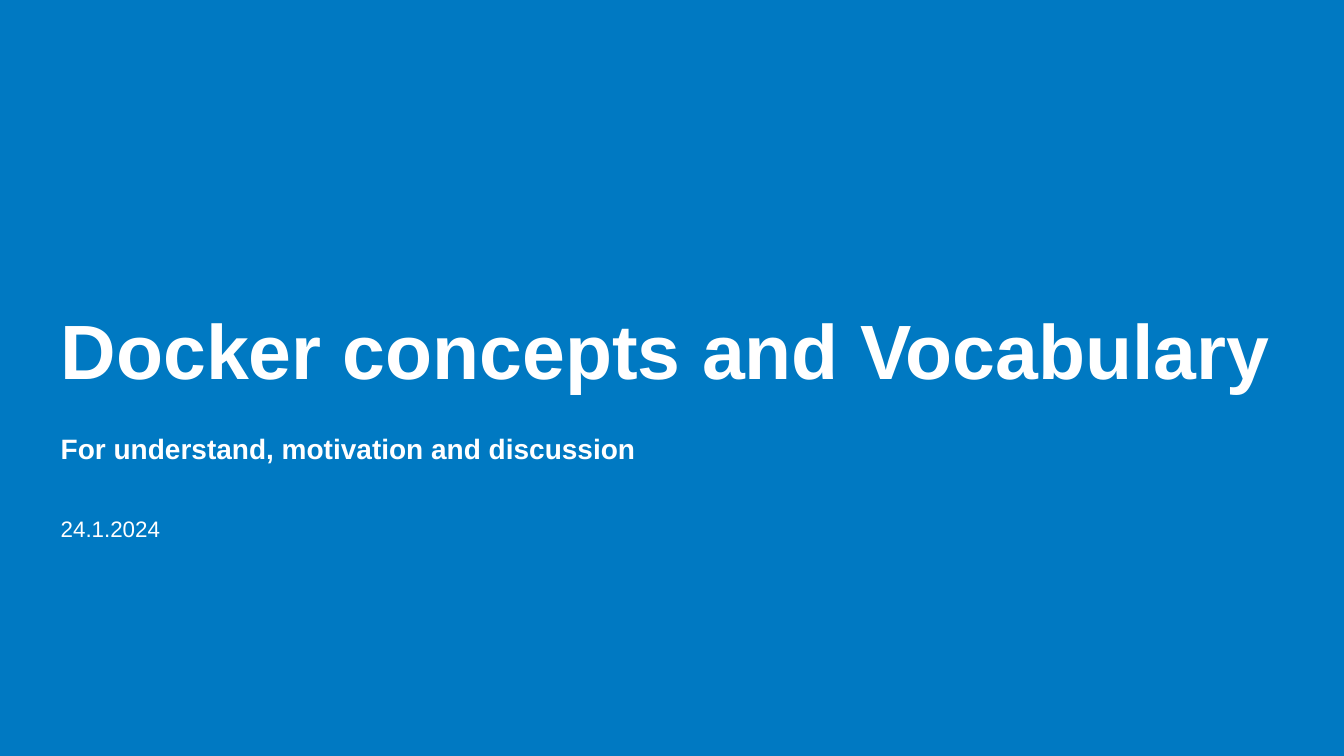
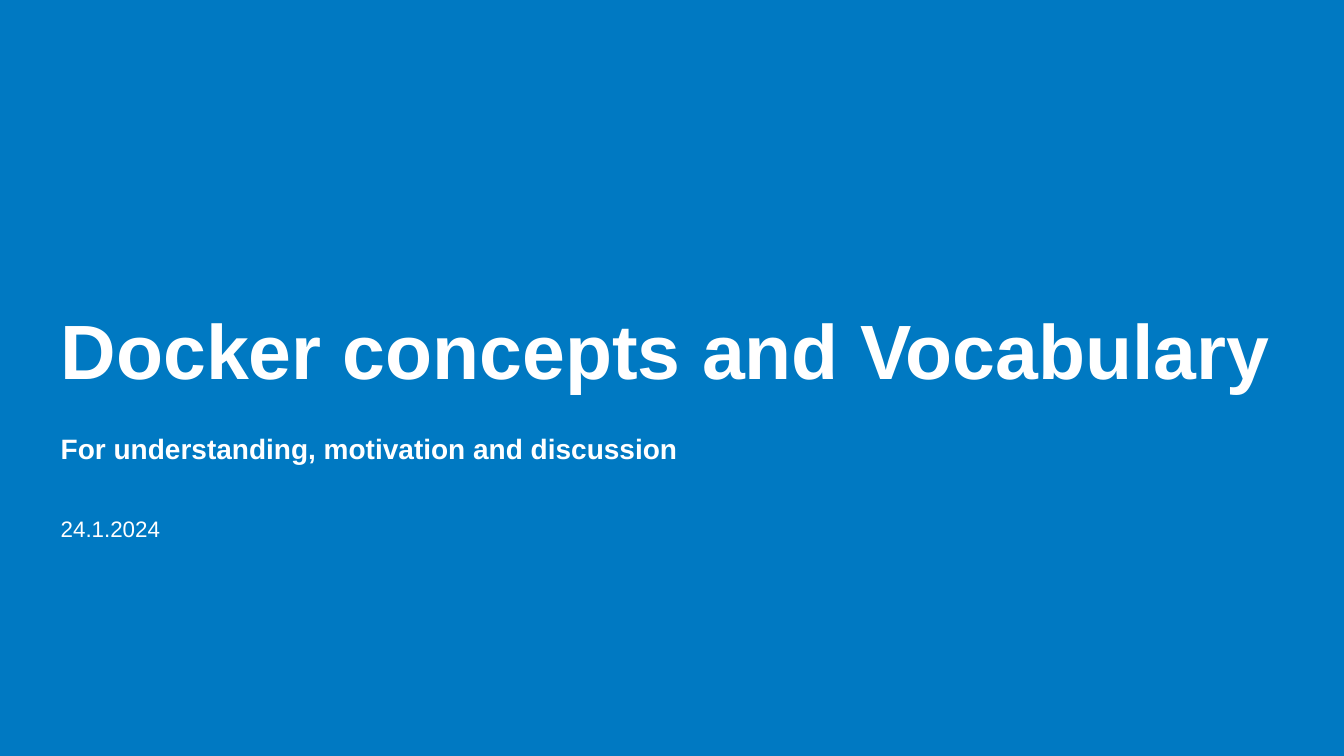
Before and after one commit to haagahelia/ohke-teknologiat, a slide deck: slide 1 of 01_docker/DockerConceptsAndVocabulary.pptx. Drawn at 1344x756 pixels with LibreOffice and Linux fonts; fonts in the diff are those of the drawing; background and template pictures are left out. Boxes give left, top, right and bottom in pixels: in the first picture for what was removed or moved away, otherwise in the second. Text is boxed around its words. In the diff, an @@ line names an element or a change of style, - is before the commit and + after.

Commit message:
Docker

```diff
--- a/01_docker/DockerConceptsAndVocabulary.pptx
+++ b/01_docker/DockerConceptsAndVocabulary.pptx
@@ text at (61, 438, 677, 464): text changed @@
-For understand, motivation and discussion
+For understanding, motivation and discussion
```
Also in this commit, not shown: 5 other files.
